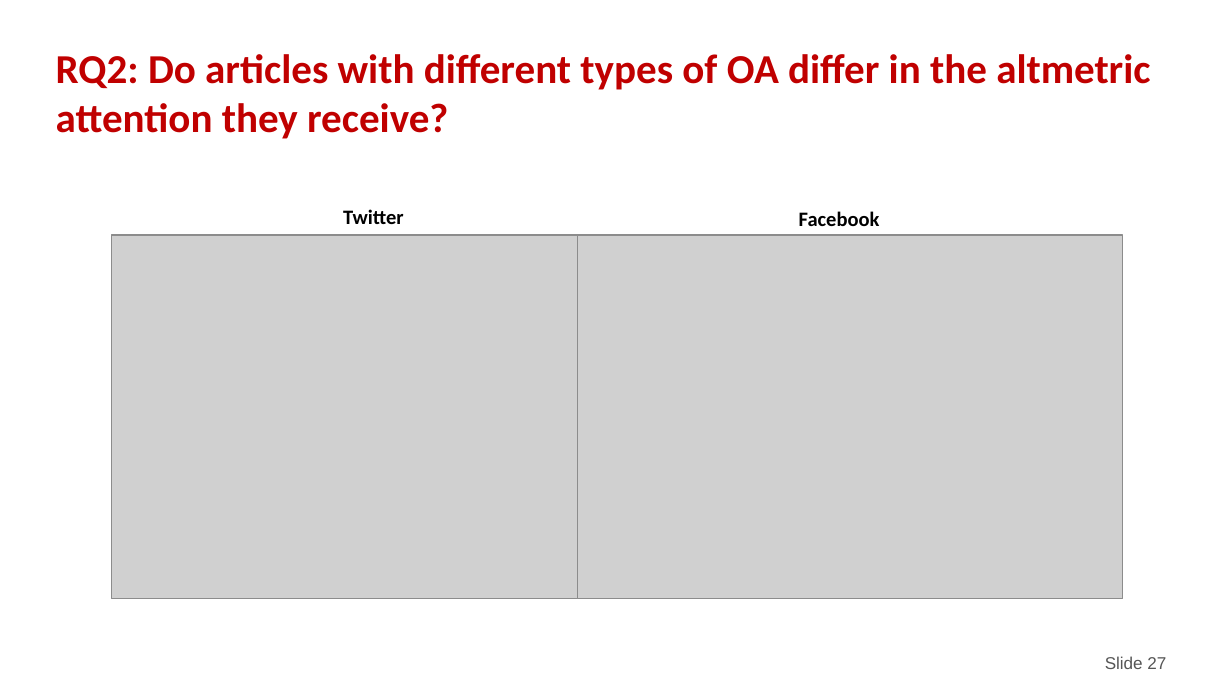
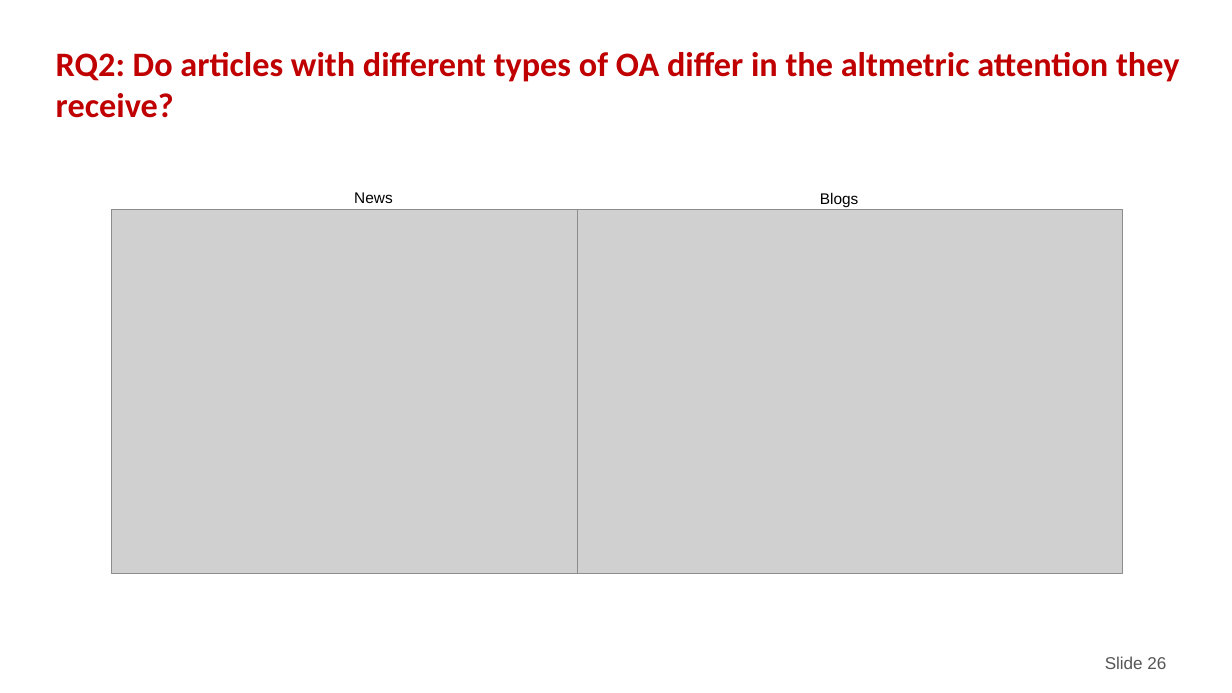
Before and after one commit to nicholasmfraser/oa_altmetrics_cwts, a slide deck: slide 26 of outputs/presentations/CWTS Seminar.pptx (slide 27 before the commit). Drawn at 1232x693 pixels with LibreOffice and Linux fonts; fonts in the diff are those of the drawing; grey boxes stand for pictures; background and template pictures are left out. Boxes give left, top, right and bottom in pixels: in the first picture for what was removed or moved away, otherwise in the second. Text is boxed around its words. In the diff, an @@ line names an element or a change of style, - is before the commit and + after.

```diff
--- a/outputs/presentations/CWTS Seminar.pptx
+++ b/outputs/presentations/CWTS Seminar.pptx
@@ text "RQ2: Do articles with different ..." at [56,52,1179,118]: size 24 to 20 pt @@
@@ picture: place and size @@
-picture at [112,235,658,599]
+picture at [112,209,658,573]
@@ text removed at [343,209,404,224] @@
-Twitter
@@ text added at [354,192,393,203], 9 pt, text #000000 @@
+News
@@ picture: place and size @@
-picture at [578,235,1124,599]
+picture at [578,209,1124,573]
@@ text added at [820,192,859,207], 9 pt, text #000000 @@
+Blogs
@@ text removed at [799,211,880,226] @@
-Facebook
@@ page number at [1105,656,1166,669]: text changed @@
-Slide 27
+Slide 26
```
Also in this commit, not shown: 27 other slides changed, 7 slides added, 6 slides removed, 1 other file.
